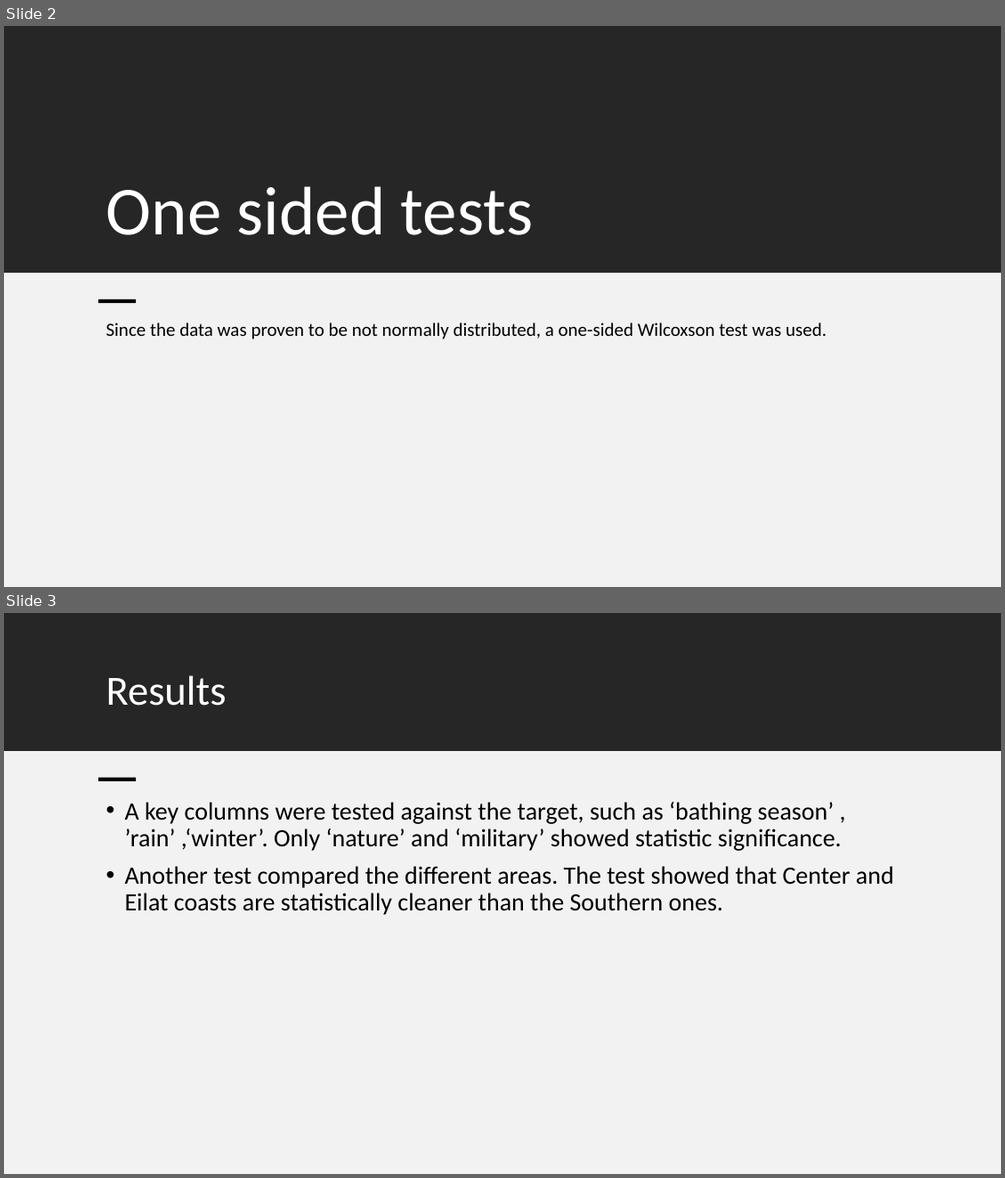
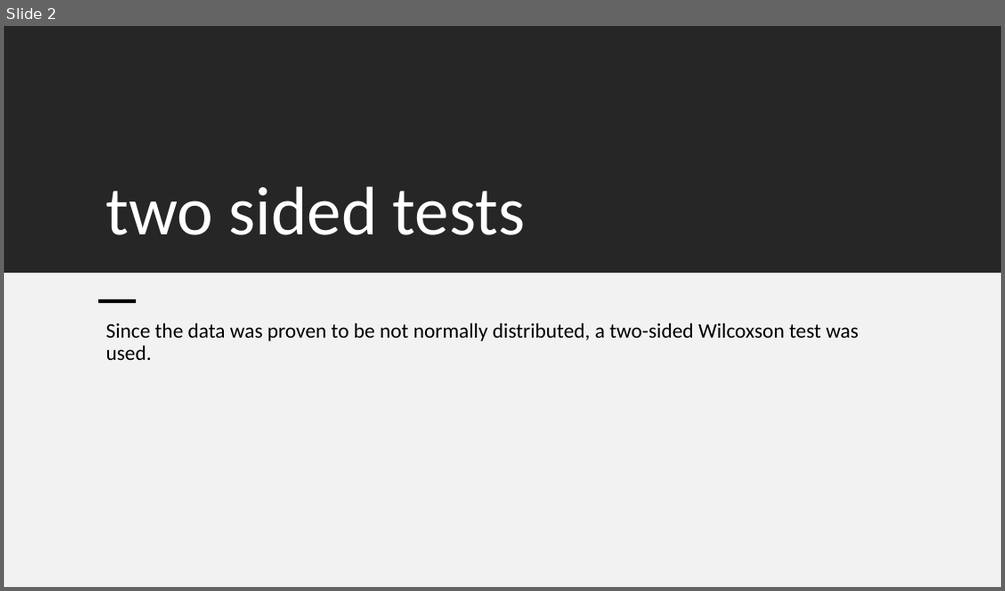
Before and after one commit to LiaCohn/clean-coasts, a slide deck: statistics/statistics conclusions.pptx. Shown one above the other, each under a label of ours: slides 2 and 3 before the commit, slide 2 after it. The pictures are 1005x1178 and 1005x591 pixels, drawn with LibreOffice and Linux fonts; fonts in the diff are those of the drawing. Boxes give left, top, right and bottom in pixels: in the first picture for what was removed or moved away, otherwise in the second. Text is boxed around its words. In the diff, an @@ line names an element or a change of style, - is before the commit and + after.

Commit message:
alter some tests

```diff
--- a/statistics/statistics conclusions.pptx
+++ b/statistics/statistics conclusions.pptx
@@ slide 3 removed at <box>4,613,1001,1174</box>, background #FFFFFF @@
@@ rectangle removed at <box>4,613,1001,751</box> @@
@@ title removed at <box>106,675,226,706</box> @@
-Results
@@ rectangle removed at <box>4,751,1001,1174</box> @@
@@ rectangle removed at <box>99,778,137,781</box> @@
@@ text removed at <box>125,802,894,915</box> @@
-• A key columns were tested against the target, such as ‘bathing season’ , ’rain’ ,‘winter’. Only ‘nature’ and ‘military’ showed statistic significance.
-• Another test compared the different areas. The test showed that Center and Eilat coasts are statistically cleaner than the Southern ones.
@@ slide 2 changed as well @@
@@ title at <box>106,186,525,235</box>: text changed @@
-One sided tests
+two sided tests
@@ text at <box>106,322,858,360</box>: text changed; size 18 to 20 pt @@
-Since the data was proven to be not normally distributed, a one-sided Wilcoxson test was used.
+Since the data was proven to be not normally distributed, a two-sided Wilcoxson test was used.
```
Also in this commit, not shown: 1 other slide changed, 3 slides added, 2 other files.
